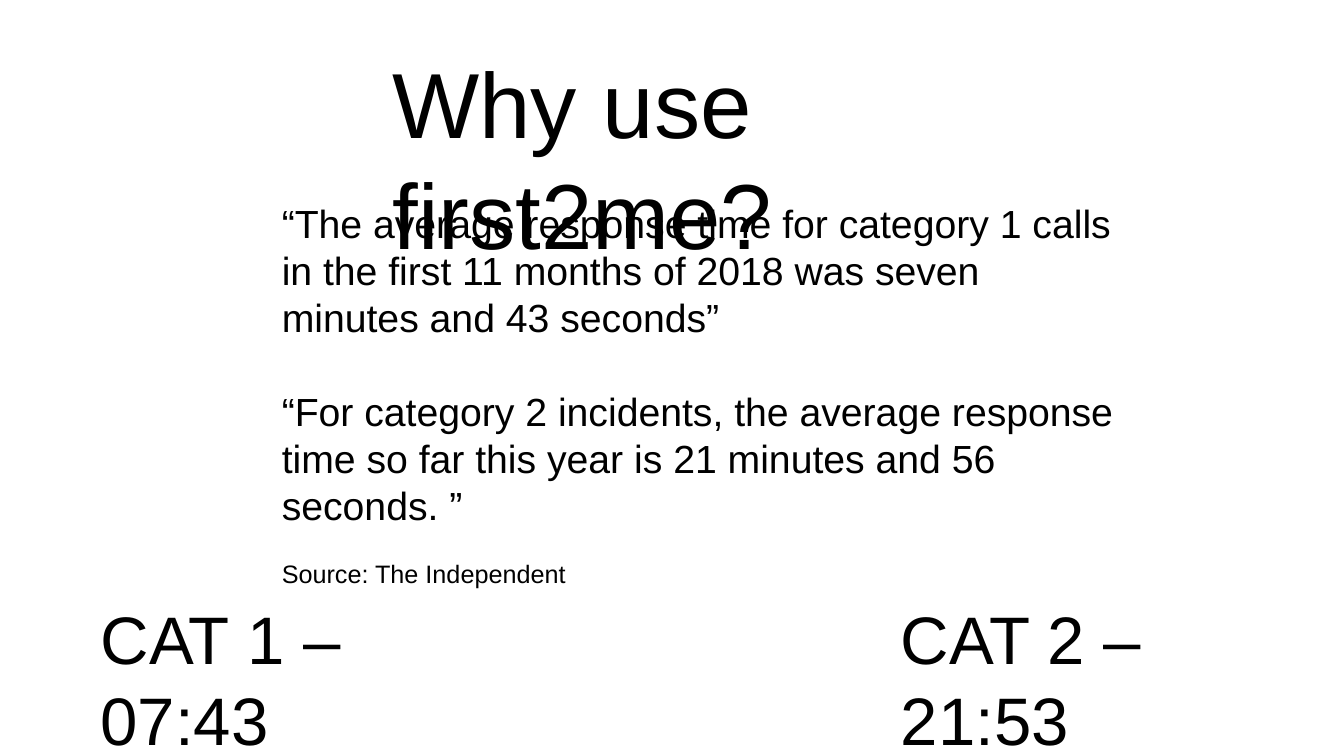
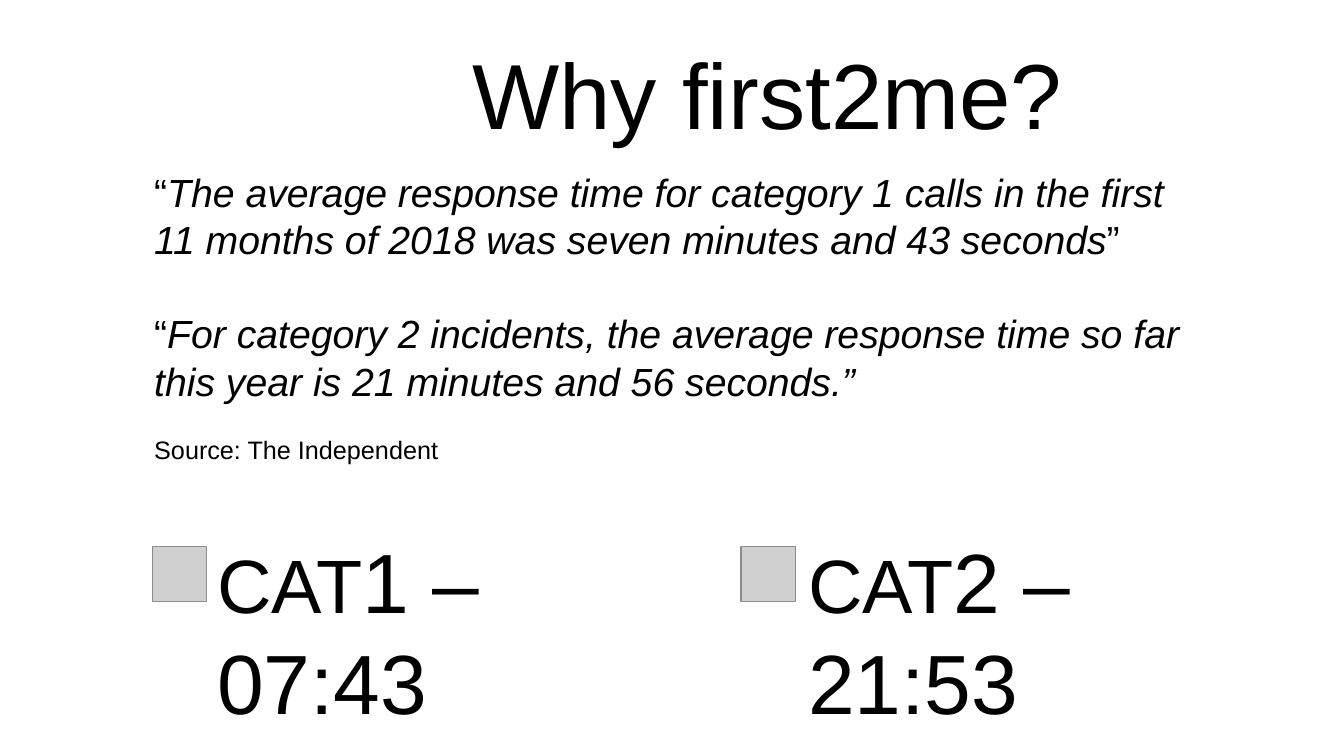
Before and after one commit to chriscoles01/first-2-aid, a slide deck: slide 2 of first2me.pptx. Drawn at 1344x756 pixels with LibreOffice and Linux fonts; fonts in the diff are those of the drawing; grey boxes stand for pictures. Boxes give left, top, right and bottom in pixels: in the first picture for what was removed or moved away, otherwise in the second. Text is boxed around its words. In the diff, an @@ line names an element or a change of style, - is before the commit and + after.

```diff
--- a/first2me.pptx
+++ b/first2me.pptx
@@ text at [472,62,1062,146]: text changed @@
-Why use first2me?
+Why first2me?
@@ text "“The average response time for ...": place and size @@
-text "“The average response time for ..." at [282,207,1113,521]
+text "“The average response time for ..." at [154,178,1179,465]
@@ text at [154,178,1164,255]: italic on in "“The average response time for category 1 ..." @@
@@ text at [154,319,1179,404]: text changed; italic on @@
-“For category 2 incidents, the average response time so far this year is 21 minutes and 56 seconds. ”
+“For category 2 incidents, the average response time so far this year is 21 minutes and 56 seconds.”
@@ picture added at [152,547,207,602] @@
@@ picture added at [741,547,796,602] @@
@@ text at [217,655,427,715]: text changed; size 48 to 60 pt @@
-CAT 1 – 07:43
+CAT1 – 07:43
@@ text at [808,655,1018,715]: text changed; size 48 to 60 pt @@
-CAT 2 – 21:53
+CAT2 – 21:53
```
Also in this commit, not shown: 1 other slide changed, 1 slide added, 4 other files.
